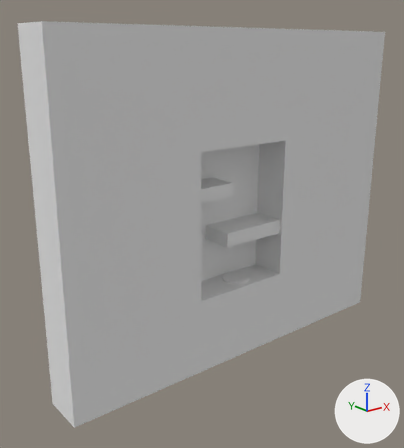
The Blender file development/flash/assets/levels/013/013.blend, before and after one commit.
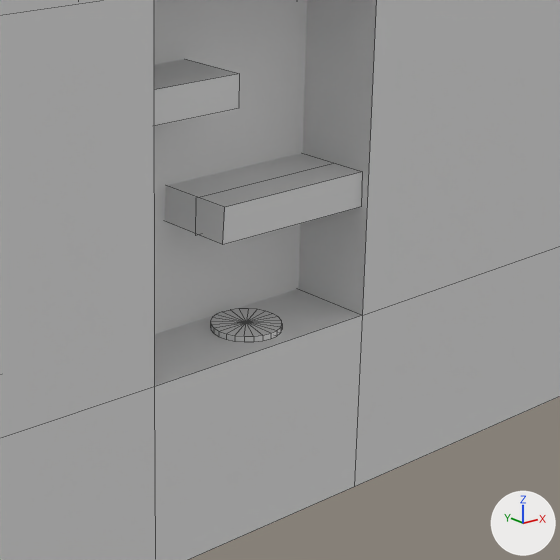
Each version is shown whole from a camera (50 mm lens) standing at (-29.5, -33.6, 13.3) and looking at (-1.5, 1.4, -0.8), then close up on the part from 35% to 88% of the width and 35% to 82% of the height. Every picture has the same lights, and +X, +Y and +Z are marked at lower right. The close-ups show mesh edges as thin lines.
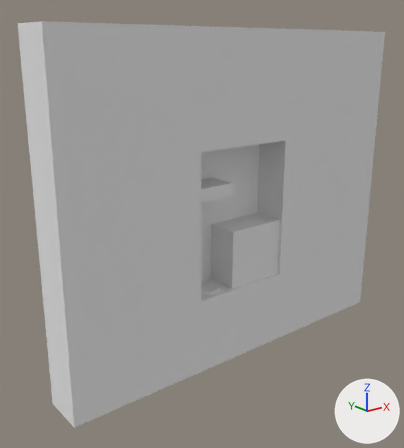
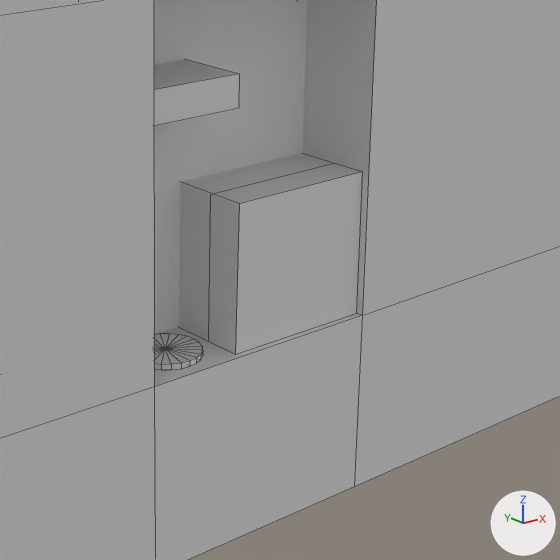
Edits to the bpy script that builds the scene:
```text
Change me_cube_003:
    where me_cube_003.from_pydata(...)  # 8 vertices, 6 faces; spans x -2.88..3.2, y -1.66..1.37, z -0.86..0.35
    used by ob_cube_002; location = (1.79, 0.31, -1.32)
    me_cube_003 part 1
    me_cube_003.vertices[0].co: (3.2, 1.37, -0.86) -> (3.2, 1.37, -4.68)
    me_cube_003.vertices[1].co: (3.2, -1.66, -0.86) -> (3.2, -1.66, -4.68)  # pixel (361, 206) -> pixel (356, 313)
    me_cube_003.vertices[2].co: (-2.88, -1.66, -0.84) -> (-2.28, -1.66, -4.66)  # pixel (222, 244) -> pixel (235, 354)
    me_cube_003.vertices[3].co: (-2.88, 1.37, -0.84) -> (-2.28, 1.37, -4.66)
    me_cube_003.vertices[6].co: (-2.82, -1.66, 0.35) -> (-2.22, -1.66, 0.35)  # pixel (224, 207) -> pixel (239, 203)
    me_cube_003.vertices[7].co: (-2.82, 1.37, 0.35) -> (-2.22, 1.37, 0.35)
Change ob_plane_005:
    ob_plane_005.location: (1.2, 0.03, -5.87) -> (-2.23, 0.03, -5.87)
```

Pixel boxes [x1, y1, x2, y2] of what changed, in the close-ups (560 x 560 px):
'Cube.002', reshaped (7% narrower, 117% taller): before [165, 153, 363, 245]; after [178, 153, 363, 354]
'Plane.005', moved: before [210, 309, 282, 342]; after [155, 334, 203, 370]
